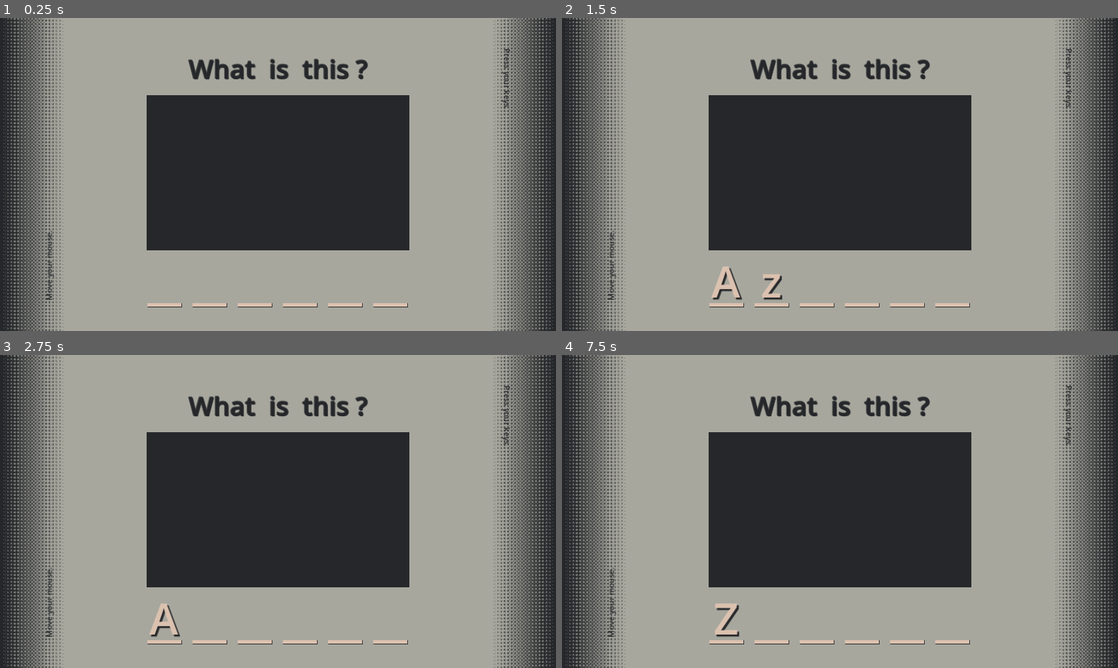
Above: before the commit, frames 1-4 (two rows, left to right).
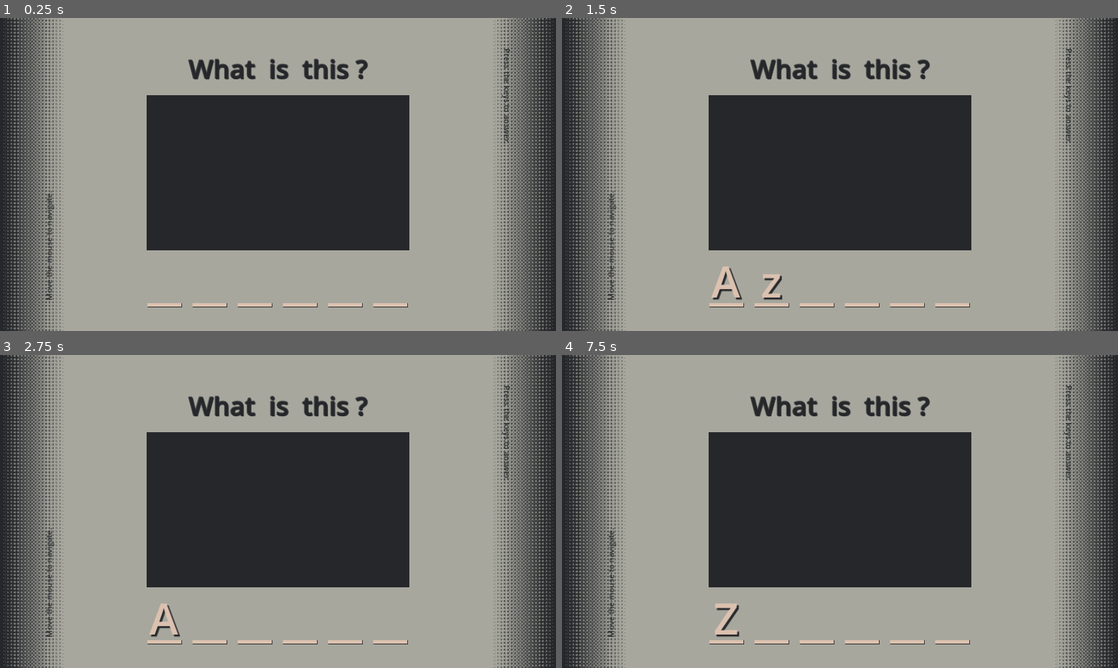
Above: after the commit, the same moments.

Repository: Lalayqz/what-is-this
Game: Godot game, scene res://resources/scenes/root.tscn
The game is run twice, just before and just after one commit, with the same random seed, the same clock (stepped at 60 frames per second) and the same inputs. Sound files missing from this copy of the repository are replaced by a short silence.
Inputs (mouse positions are in pixels of both pictures, inside the frame that each line leads up to):
- Up to frame 1 (0.25 s): no input
- Up to frame 2 (1.5 s): tap Enter at 0.5 s; move the mouse to (962, 158) at 0.52 s; hold Ctrl 0.53-1.28 s; click (962, 158) at 0.67 s; tap Space at 1.25 s; move the mouse to (728, 190) at 1.27 s; hold A from 1.28 s (still down); tap Z at 1.35 s; click (728, 190) at 1.42 s
- Up to frame 3 (2.75 s): tap Enter at 2 s; move the mouse to (333, 442) at 2.02 s; release A at 2.03 s; tap Backspace at 2.1 s; click (333, 442) at 2.17 s
- Up to frame 4 (7.5 s): tap Space at 2.75, 4.25 s; move the mouse to (812, 574) at 2.77 s; tap Delete at 2.85, 5.85 s; click (812, 574) at 2.92 s; tap Enter at 3.5 s; move the mouse to (1006, 558) at 3.52 s; hold Ctrl 3.53-4.28 s; hold A 3.53-5.78 s; click (1006, 558) at 3.67 s; move the mouse to (673, 464) at 4.27 s; tap Z at 4.35, 7.35 s; click (673, 464) at 4.42 s; move the mouse to (867, 511) at 5.02 s; tap Backspace at 5.1 s; click (867, 511) at 5.17 s; move the mouse to (756, 433) at 5.77 s; click (756, 433) at 5.92 s; move the mouse to (962, 495) at 6.52 s; hold Ctrl 6.53-7.28 s; click (962, 495) at 6.67 s; move the mouse to (728, 527) at 7.27 s; click (728, 527) at 7.42 s

The runs differ from the first frame. In frame 1, 0.2% of the frame differs, in the area x 8-92%, y 17-83%; in frame 2, 0.2%; in frame 3, 0.2%; in frame 4, 0.2%.

Commit message:
small fix

Diff:
--- a/resources/scenes/main_mobile.tscn
+++ b/resources/scenes/main_mobile.tscn
@@ -36,7 +36,7 @@
 [node name="ControlHint1" type="Label" parent="ControlHint1"]
 layout_mode = 2
 theme = ExtResource("3_rwpt3")
-text = "Swipe your finger."
+text = "Swipe your finger to navigate."
 
 [node name="ControlHint2" type="MarginContainer" parent="."]
 layout_mode = 2
@@ -50,7 +50,7 @@
 [node name="ControlHint2" type="Label" parent="ControlHint2"]
 layout_mode = 2
 theme = ExtResource("3_rwpt3")
-text = "Tap your finger, then press your keys."
+text = "Tap your finger, then press the keys to answer."
 
 [node name="UI" type="VBoxContainer" parent="."]
 layout_mode = 0
@@ -308,7 +308,6 @@
 
 [node name="Border" type="Panel" parent="UI/Panel/Panel"]
 custom_minimum_size = Vector2(600, 350)
-layout_direction = 2
 layout_mode = 2
 theme_override_styles/panel = ExtResource("9_d50ye")
 
@@ -325,7 +324,6 @@
 color = Color(0.145098, 0.152941, 0.164706, 1)
 
 [node name="PixelDisplay" type="BoxContainer" parent="UI/Panel/Panel/Border"]
-layout_direction = 3
 layout_mode = 0
 offset_right = 600.0
 offset_bottom = 350.0
--- a/resources/scenes/main_mobile_web.tscn
+++ b/resources/scenes/main_mobile_web.tscn
@@ -36,7 +36,7 @@
 [node name="ControlHint1" type="Label" parent="ControlHint1"]
 layout_mode = 2
 theme = ExtResource("3_ngb83")
-text = "Swipe your finger."
+text = "Swipe your finger to navigate."
 
 [node name="ControlHint2" type="MarginContainer" parent="."]
 layout_mode = 2
@@ -50,7 +50,7 @@
 [node name="ControlHint2" type="Label" parent="ControlHint2"]
 layout_mode = 2
 theme = ExtResource("3_ngb83")
-text = "Tap your finger, then press your keys."
+text = "Tap your finger, then press the keys to answer."
 
 [node name="UI" type="VBoxContainer" parent="."]
 layout_mode = 0
--- a/resources/scenes/main_pc.tscn
+++ b/resources/scenes/main_pc.tscn
@@ -34,7 +34,7 @@
 [node name="ControlHint1" type="Label" parent="ControlHint1"]
 layout_mode = 2
 theme = ExtResource("3_gtp0g")
-text = "Move your mouse."
+text = "Move the mouse to navigate."
 
 [node name="ControlHint2" type="MarginContainer" parent="."]
 layout_mode = 2
@@ -48,7 +48,7 @@
 [node name="ControlHint2" type="Label" parent="ControlHint2"]
 layout_mode = 2
 theme = ExtResource("3_gtp0g")
-text = "Press your keys."
+text = "Press the keys to answer."
 
 [node name="UI" type="VBoxContainer" parent="."]
 layout_mode = 0
--- a/resources/scripts/input_mobile_web.gd
+++ b/resources/scripts/input_mobile_web.gd
@@ -58,7 +58,7 @@
 		touch_hold_counter += delta
 
 	# Listener for line edit.
-	# Keep the text of line edit in sync of the buffer of virtual keyborad
+	# Keep the text of line edit in sync of the buffer of virtual keyborad.
 	# Change word accordingly (append/remove) when line edit changes.
 	# Also text format only happens on word, not on line edit.
 	if GlobalVariables.is_mobile_on_web:
Not shown, changed: export_presets.cfg
